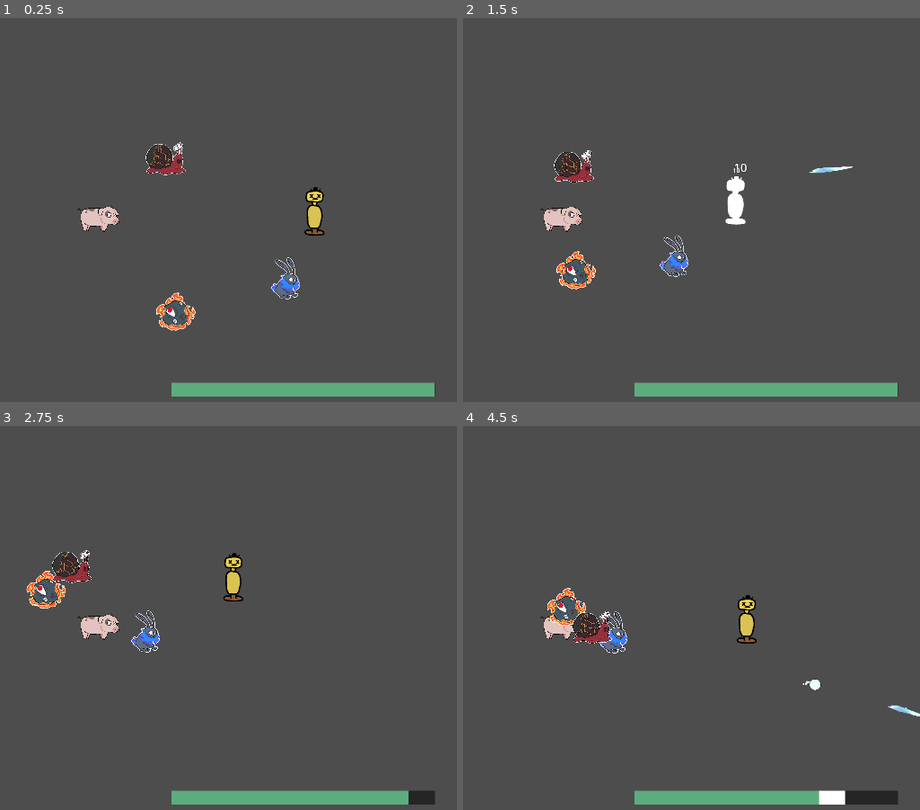
Above: before the commit, frames 1-4 (two rows, left to right).
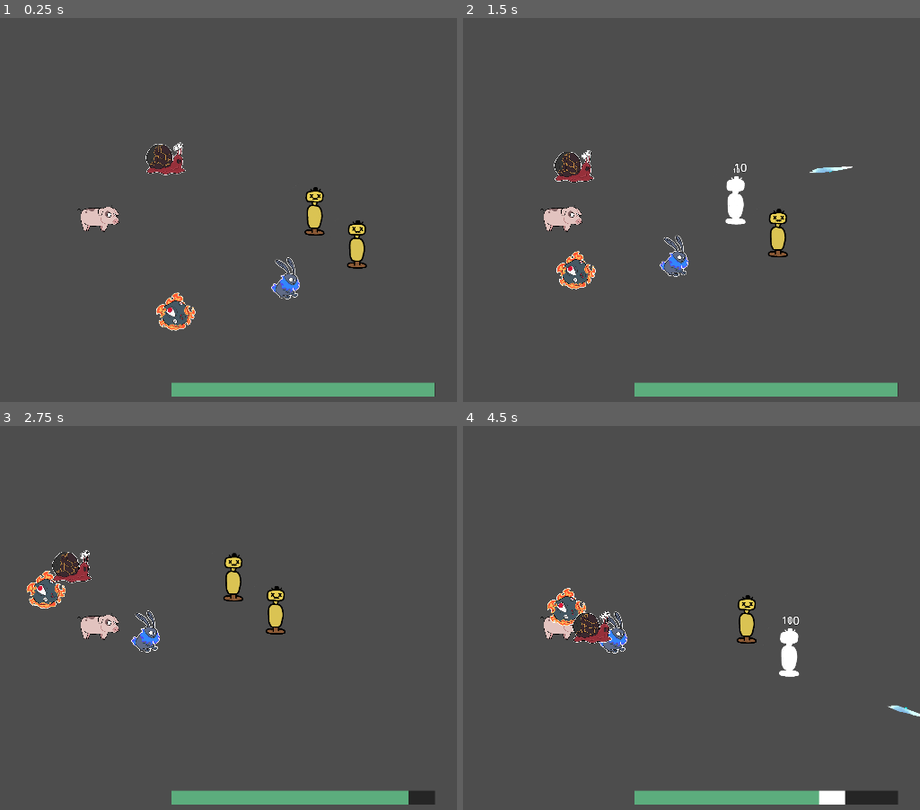
Above: after the commit, the same moments.

Repository: YummyBerry1108/P.A.L
Game: Godot game, scene res://scenes/main.tscn
Two runs of this game, one before a commit and one after it. Both use one fixed random seed, a clock stepped at 60 frames per second and the inputs below.
Inputs (mouse positions are in pixels of both pictures, inside the frame that each line leads up to):
- Up to frame 1 (0.25 s): no input
- Up to frame 2 (1.5 s): move the mouse to (718, 198) at 0.52 s; hold D (right) 0.53-1.28 s; hold Space (shoot) 0.53-1.28 s; move the mouse to (outside the picture) at 1.27 s; hold S (down) from 1.28 s (still down); tap Space (shoot) at 1.35 s
- Up to frame 3 (2.75 s): move the mouse to (169, 537) at 2.02 s; release S (down) at 2.03 s; hold D (right) from 2.03 s (still down); hold Space (shoot) from 2.03 s (still down)
- Up to frame 4 (4.5 s): move the mouse to (526, 710) at 2.77 s; release D (right) at 2.78 s; release Space (shoot) at 2.78 s; hold W (up) 2.78-3.53 s; tap Space (shoot) at 2.85, 4.35 s; move the mouse to (778, 687) at 3.52 s; hold Space (shoot) 3.53-4.28 s; hold A (left) from 3.53 s (still down); move the mouse to (outside the picture) at 4.27 s

The runs differ from the first frame. In frame 1, 0.4% of the frame differs, in the area x 75-81%, y 52-66%; in frame 2, 0.4%; in frame 3, 0.4%; in frame 4, 0.5%, in the area x 69-79%, y 49-69%.

Commit message:
fix problem that same object will flash together

Diff:
--- a/scenes/Dummy.tscn
+++ b/scenes/Dummy.tscn
@@ -5,6 +5,7 @@
 [ext_resource type="Shader" uid="uid://dlq8hyfh2pkr1" path="res://shader/hit_flash.tres" id="1_k1tqs"]
 
 [sub_resource type="ShaderMaterial" id="ShaderMaterial_k1tqs"]
+resource_local_to_scene = true
 shader = ExtResource("1_k1tqs")
 shader_parameter/enabled = false
 shader_parameter/ColorParameter = Color(1, 1, 1, 1)
--- a/scenes/main.tscn
+++ b/scenes/main.tscn
@@ -24,3 +24,6 @@
 
 [node name="Snail" parent="." instance=ExtResource("6_tipki")]
 position = Vector2(-369, -322)
+
+[node name="Dummy2" parent="." instance=ExtResource("1_0wfyh")]
+position = Vector2(645, 181)
--- a/scenes/rabbit.tscn
+++ b/scenes/rabbit.tscn
@@ -4,7 +4,8 @@
 [ext_resource type="Texture2D" uid="uid://diq6bg4jjfqoq" path="res://imgs/rabbit.png" id="2_dxh4p"]
 [ext_resource type="Shader" uid="uid://dlq8hyfh2pkr1" path="res://shader/hit_flash.tres" id="3_haj5u"]
 
-[sub_resource type="ShaderMaterial" id="ShaderMaterial_ukfwh"]
+[sub_resource type="ShaderMaterial" id="ShaderMaterial_haj5u"]
+resource_local_to_scene = true
 shader = ExtResource("3_haj5u")
 shader_parameter/enabled = false
 shader_parameter/ColorParameter = Color(1, 1, 1, 1)
@@ -58,7 +59,7 @@
 texture = ExtResource("2_dxh4p")
 
 [node name="Sprite2D" type="Sprite2D" parent="."]
-material = SubResource("ShaderMaterial_ukfwh")
+material = SubResource("ShaderMaterial_haj5u")
 texture = ExtResource("2_dxh4p")
 
 [node name="CollisionShape2D" type="CollisionShape2D" parent="."]
--- a/scenes/rock.tscn
+++ b/scenes/rock.tscn
@@ -4,7 +4,8 @@
 [ext_resource type="Texture2D" uid="uid://dsv5cxo6m3d1" path="res://imgs/rock.png" id="2_mek2u"]
 [ext_resource type="Shader" uid="uid://dlq8hyfh2pkr1" path="res://shader/hit_flash.tres" id="3_ik6fu"]
 
-[sub_resource type="ShaderMaterial" id="ShaderMaterial_872ht"]
+[sub_resource type="ShaderMaterial" id="ShaderMaterial_ik6fu"]
+resource_local_to_scene = true
 shader = ExtResource("3_ik6fu")
 shader_parameter/enabled = false
 shader_parameter/ColorParameter = Color(1, 1, 1, 1)
@@ -57,7 +58,7 @@
 texture = ExtResource("2_mek2u")
 
 [node name="Sprite2D" type="Sprite2D" parent="."]
-material = SubResource("ShaderMaterial_872ht")
+material = SubResource("ShaderMaterial_ik6fu")
 texture = ExtResource("2_mek2u")
 
 [node name="CollisionShape2D" type="CollisionShape2D" parent="."]
--- a/scenes/snail.tscn
+++ b/scenes/snail.tscn
@@ -5,6 +5,7 @@
 [ext_resource type="Shader" uid="uid://dlq8hyfh2pkr1" path="res://shader/hit_flash.tres" id="3_5b1ba"]
 
 [sub_resource type="ShaderMaterial" id="ShaderMaterial_er827"]
+resource_local_to_scene = true
 shader = ExtResource("3_5b1ba")
 shader_parameter/enabled = false
 shader_parameter/ColorParameter = Color(1, 1, 1, 1)
